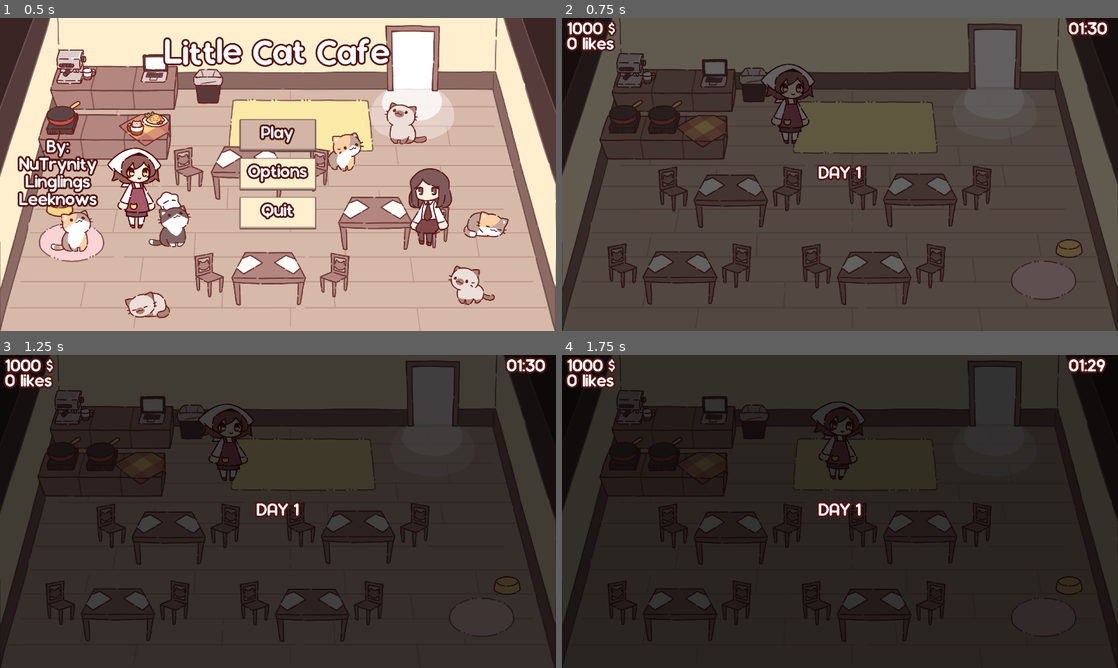
Above: before the commit, frames 1-4 (two rows, left to right).
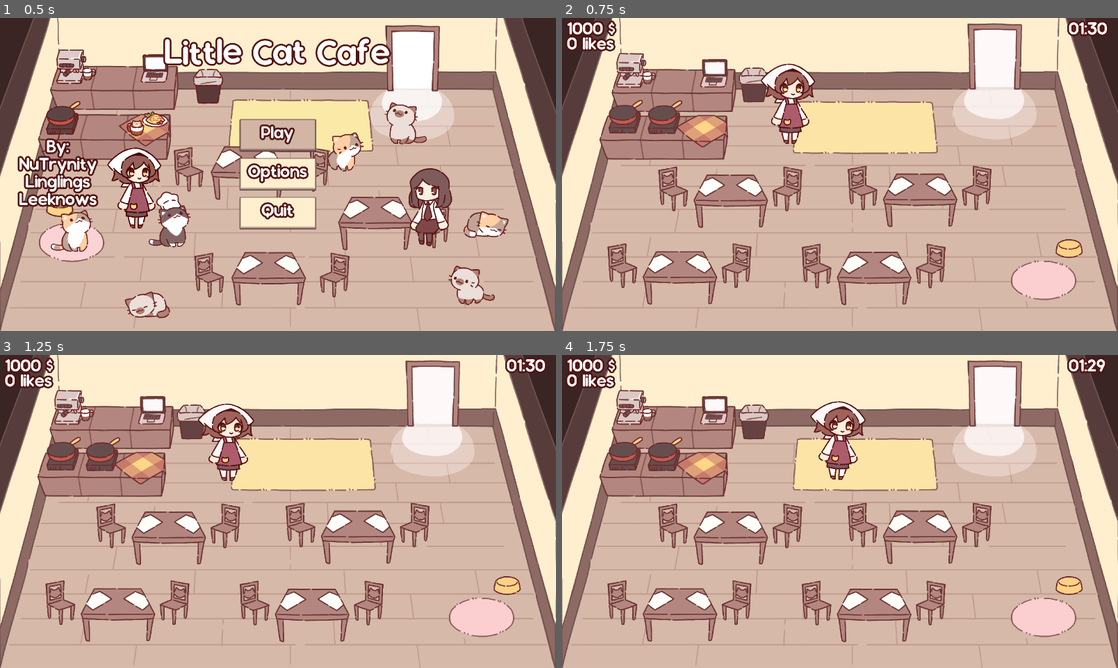
Above: after the commit, the same moments.

Repository: NuTrynity/Little-Cat-Cafe
Game: Godot game, scene res://Nodes/UI/main_menu.tscn
Two runs of this game, one before a commit and one after it. Both use one fixed random seed, a clock stepped at 60 frames per second and the inputs below.
Inputs (mouse positions are in pixels of both pictures, inside the frame that each line leads up to):
- Up to frame 1 (0.5 s): no input
- Up to frame 2 (0.75 s): click "Play" at 0.5 s
- Up to frame 3 (1.25 s): no input
- Up to frame 4 (1.75 s): move the mouse to (962, 495) at 1.27 s; hold Right (move_right) from 1.28 s (still down); hold E (interact) from 1.28 s (still down); click (962, 495) at 1.42 s

Frame 1 is identical in both runs. In frame 2, 99% of the frame differs, in the area x 0-100%, y 0-100%; in frame 3, 99%; in frame 4, 99%.

Commit message:
day ends when there is no customers left

Diff:
--- a/Nodes/CharacterNodes/npc.tscn
+++ b/Nodes/CharacterNodes/npc.tscn
@@ -1,7 +1,8 @@
-[gd_scene load_steps=12 format=3 uid="uid://c4hs18f7bfaew"]
+[gd_scene load_steps=13 format=3 uid="uid://c4hs18f7bfaew"]
 
 [ext_resource type="Script" path="res://Scripts/CharacterScripts/NPC.gd" id="1_33mn1"]
 [ext_resource type="Resource" uid="uid://bgrjpjih4rwxy" path="res://CustomResources/PlayerMeal.tres" id="2_b2qht"]
+[ext_resource type="Resource" uid="uid://d0ojrka58d027" path="res://CustomResources/GameManager.tres" id="2_gyrkx"]
 [ext_resource type="PackedScene" uid="uid://djyfyi0mu4m38" path="res://Nodes/Components/ai_movement.tscn" id="4_d7kkh"]
 [ext_resource type="PackedScene" uid="uid://838dejx73cqo" path="res://Nodes/Components/interation_area.tscn" id="4_h15ne"]
 [ext_resource type="Script" path="res://Scripts/ComponentScripts/progress_bar.gd" id="5_vddod"]
@@ -27,6 +28,7 @@
 motion_mode = 1
 wall_min_slide_angle = 0.0
 script = ExtResource("1_33mn1")
+game_manager = ExtResource("2_gyrkx")
 player_resources = ExtResource("2_b2qht")
 patience = 200.0
 
--- a/Nodes/UI/game_condition.tscn
+++ b/Nodes/UI/game_condition.tscn
@@ -44,6 +44,66 @@
 "update": 0,
 "values": [Color(1, 1, 1, 0), Color(1, 1, 1, 1)]
 }
+tracks/3/type = "value"
+tracks/3/imported = false
+tracks/3/enabled = true
+tracks/3/path = NodePath("Background:visible")
+tracks/3/interp = 1
+tracks/3/loop_wrap = true
+tracks/3/keys = {
+"times": PackedFloat32Array(0),
+"transitions": PackedFloat32Array(1),
+"update": 1,
+"values": [true]
+}
+tracks/4/type = "value"
+tracks/4/imported = false
+tracks/4/enabled = true
+tracks/4/path = NodePath("ConditionText:visible")
+tracks/4/interp = 1
+tracks/4/loop_wrap = true
+tracks/4/keys = {
+"times": PackedFloat32Array(0),
+"transitions": PackedFloat32Array(1),
+"update": 1,
+"values": [true]
+}
+tracks/5/type = "value"
+tracks/5/imported = false
+tracks/5/enabled = true
+tracks/5/path = NodePath("DayLabel:visible")
+tracks/5/interp = 1
+tracks/5/loop_wrap = true
+tracks/5/keys = {
+"times": PackedFloat32Array(0),
+"transitions": PackedFloat32Array(1),
+"update": 1,
+"values": [false]
+}
+tracks/6/type = "value"
+tracks/6/imported = false
+tracks/6/enabled = true
+tracks/6/path = NodePath("ConditionText:anchors_preset")
+tracks/6/interp = 1
+tracks/6/loop_wrap = true
+tracks/6/keys = {
+"times": PackedFloat32Array(0),
+"transitions": PackedFloat32Array(1),
+"update": 1,
+"values": [8]
+}
+tracks/7/type = "value"
+tracks/7/imported = false
+tracks/7/enabled = true
+tracks/7/path = NodePath("Results:visible")
+tracks/7/interp = 1
+tracks/7/loop_wrap = true
+tracks/7/keys = {
+"times": PackedFloat32Array(0),
+"transitions": PackedFloat32Array(1),
+"update": 1,
+"values": [false]
+}
 
 [sub_resource type="Animation" id="Animation_i4dsi"]
 length = 0.001
@@ -86,7 +146,7 @@
 tracks/3/type = "value"
 tracks/3/imported = false
 tracks/3/enabled = true
-tracks/3/path = NodePath("Results:visible")
+tracks/3/path = NodePath("DayLabel:visible")
 tracks/3/interp = 1
 tracks/3/loop_wrap = true
 tracks/3/keys = {
@@ -94,6 +154,78 @@
 "transitions": PackedFloat32Array(1),
 "update": 1,
 "values": [false]
+}
+tracks/4/type = "value"
+tracks/4/imported = false
+tracks/4/enabled = true
+tracks/4/path = NodePath("Results:visible")
+tracks/4/interp = 1
+tracks/4/loop_wrap = true
+tracks/4/keys = {
+"times": PackedFloat32Array(0),
+"transitions": PackedFloat32Array(1),
+"update": 1,
+"values": [false]
+}
+tracks/5/type = "value"
+tracks/5/imported = false
+tracks/5/enabled = true
+tracks/5/path = NodePath("Background:visible")
+tracks/5/interp = 1
+tracks/5/loop_wrap = true
+tracks/5/keys = {
+"times": PackedFloat32Array(0),
+"transitions": PackedFloat32Array(1),
+"update": 1,
+"values": [false]
+}
+tracks/6/type = "value"
+tracks/6/imported = false
+tracks/6/enabled = true
+tracks/6/path = NodePath("ConditionText:visible")
+tracks/6/interp = 1
+tracks/6/loop_wrap = true
+tracks/6/keys = {
+"times": PackedFloat32Array(0),
+"transitions": PackedFloat32Array(1),
+"update": 1,
+"values": [false]
+}
+tracks/7/type = "value"
+tracks/7/imported = false
+tracks/7/enabled = true
+tracks/7/path = NodePath("ConditionText:anchors_preset")
+tracks/7/interp = 1
+tracks/7/loop_wrap = true
+tracks/7/keys = {
+"times": PackedFloat32Array(0),
+"transitions": PackedFloat32Array(1),
+"update": 1,
+"values": [8]
+}
+tracks/8/type = "value"
+tracks/8/imported = false
+tracks/8/enabled = true
+tracks/8/path = NodePath("ConditionText:modulate")
+tracks/8/interp = 1
+tracks/8/loop_wrap = true
+tracks/8/keys = {
+"times": PackedFloat32Array(0),
+"transitions": PackedFloat32Array(1),
+"update": 0,
+"values": [Color(1, 1, 1, 1)]
+}
+tracks/9/type = "value"
+tracks/9/imported = false
+tracks/9/enabled = true
+tracks/9/path = NodePath("ConditionText:scale")
+tracks/9/interp = 1
+tracks/9/loop_wrap = true
+tracks/9/keys = {
+"times": PackedFloat32Array(0),
+"transitions": PackedFloat32Array(1),
+"update": 0,
+"values": [Vector2(1, 1)]
 }
 
 [sub_resource type="Animation" id="Animation_xx25v"]
@@ -149,14 +281,74 @@
 tracks/4/type = "value"
 tracks/4/imported = false
 tracks/4/enabled = true
-tracks/4/path = NodePath("Results:visible")
+tracks/4/path = NodePath("DayLabel:visible")
 tracks/4/interp = 1
 tracks/4/loop_wrap = true
 tracks/4/keys = {
+"times": PackedFloat32Array(0),
+"transitions": PackedFloat32Array(1),
+"update": 1,
+"values": [false]
+}
+tracks/5/type = "value"
+tracks/5/imported = false
+tracks/5/enabled = true
+tracks/5/path = NodePath("Results:visible")
+tracks/5/interp = 1
+tracks/5/loop_wrap = true
+tracks/5/keys = {
 "times": PackedFloat32Array(0, 0.3),
 "transitions": PackedFloat32Array(1, 1),
 "update": 1,
 "values": [false, true]
+}
+tracks/6/type = "value"
+tracks/6/imported = false
+tracks/6/enabled = true
+tracks/6/path = NodePath("ConditionText:anchors_preset")
+tracks/6/interp = 1
+tracks/6/loop_wrap = true
+tracks/6/keys = {
+"times": PackedFloat32Array(0),
+"transitions": PackedFloat32Array(1),
+"update": 1,
+"values": [8]
+}
+tracks/7/type = "value"
+tracks/7/imported = false
+tracks/7/enabled = true
+tracks/7/path = NodePath("ConditionText:visible")
+tracks/7/interp = 1
+tracks/7/loop_wrap = true
+tracks/7/keys = {
+"times": PackedFloat32Array(0),
+"transitions": PackedFloat32Array(1),
+"update": 1,
+"values": [true]
+}
+tracks/8/type = "value"
+tracks/8/imported = false
+tracks/8/enabled = true
+tracks/8/path = NodePath("ConditionText:modulate")
+tracks/8/interp = 1
+tracks/8/loop_wrap = true
+tracks/8/keys = {
+"times": PackedFloat32Array(0),
+"transitions": PackedFloat32Array(1),
+"update": 0,
+"values": [Color(1, 1, 1, 1)]
+}
+tracks/9/type = "value"
+tracks/9/imported = false
+tracks/9/enabled = true
+tracks/9/path = NodePath("ConditionText:scale")
+tracks/9/interp = 1
+tracks/9/loop_wrap = true
+tracks/9/keys = {
+"times": PackedFloat32Array(0),
+"transitions": PackedFloat32Array(1),
+"update": 0,
+"values": [Vector2(1, 1)]
 }
 
 [sub_resource type="Animation" id="Animation_jp4j4"]
@@ -197,6 +389,42 @@
 "transitions": PackedFloat32Array(1, 1, 1),
 "update": 0,
 "values": [Vector2(1164, 686), Vector2(1164, 686), Vector2(1164, 343)]
+}
+tracks/3/type = "value"
+tracks/3/imported = false
+tracks/3/enabled = true
+tracks/3/path = NodePath("Results:visible")
+tracks/3/interp = 1
+tracks/3/loop_wrap = true
+tracks/3/keys = {
+"times": PackedFloat32Array(0),
+"transitions": PackedFloat32Array(1),
+"update": 1,
+"values": [false]
+}
+tracks/4/type = "value"
+tracks/4/imported = false
+tracks/4/enabled = true
+tracks/4/path = NodePath("ConditionText:visible")
+tracks/4/interp = 1
+tracks/4/loop_wrap = true
+tracks/4/keys = {
+"times": PackedFloat32Array(0),
+"transitions": PackedFloat32Array(1),
+"update": 1,
+"values": [false]
+}
+tracks/5/type = "value"
+tracks/5/imported = false
+tracks/5/enabled = true
+tracks/5/path = NodePath("DayLabel:visible")
+tracks/5/interp = 1
+tracks/5/loop_wrap = true
+tracks/5/keys = {
+"times": PackedFloat32Array(0, 2),
+"transitions": PackedFloat32Array(1, 1),
+"update": 1,
+"values": [true, false]
 }
 
 [sub_resource type="AnimationLibrary" id="AnimationLibrary_edh6i"]
@@ -222,6 +450,7 @@
 game_manager = ExtResource("3_38cef")
 
 [node name="Background" type="ColorRect" parent="."]
+visible = false
 modulate = Color(1, 1, 1, 0)
 layout_mode = 1
 anchors_preset = 15
@@ -232,7 +461,7 @@
 color = Color(0, 0, 0, 0.607843)
 
 [node name="ConditionText" type="Label" parent="."]
-modulate = Color(1, 1, 1, 0)
+visible = false
 layout_mode = 1
 anchors_preset = 8
 anchor_left = 0.5
@@ -240,12 +469,11 @@
 anchor_right = 0.5
 anchor_bottom = 0.5
 offset_left = -325.0
-offset_top = -66.0
+offset_top = -66.0001
 offset_right = 325.0
-offset_bottom = 66.0002
+offset_bottom = 66.0001
 grow_horizontal = 2
 grow_vertical = 2
-scale = Vector2(5, 5)
 pivot_offset = Vector2(332, 66)
 theme_override_font_sizes/font_size = 128
 text = "DAY END!"
@@ -253,16 +481,17 @@
 vertical_alignment = 1
 
 [node name="DayLabel" type="Label" parent="."]
+visible = false
 layout_mode = 1
 anchors_preset = 8
 anchor_left = 0.5
 anchor_top = 0.5
 anchor_right = 0.5
 anchor_bottom = 0.5
-offset_left = -116.0
-offset_top = -34.0
-offset_right = 116.0
-offset_bottom = 34.0
+offset_left = 1164.0
+offset_top = 686.0
+offset_right = 1396.0
+offset_bottom = 754.0
 grow_horizontal = 2
 grow_vertical = 2
 pivot_offset = Vector2(116, 34)
@@ -272,7 +501,6 @@
 
 [node name="Results" type="VBoxContainer" parent="."]
 visible = false
-modulate = Color(1, 1, 1, 0)
 layout_mode = 1
 anchors_preset = 8
 anchor_left = 0.5
--- a/Nodes/UI/loading_screen.tscn
+++ b/Nodes/UI/loading_screen.tscn
@@ -6,6 +6,45 @@
 
 [sub_resource type="StyleBoxFlat" id="StyleBoxFlat_abvd0"]
 bg_color = Color(0.360784, 1, 0.396078, 1)
+
+[sub_resource type="Animation" id="Animation_81n6n"]
+length = 0.001
+tracks/0/type = "value"
+tracks/0/imported = false
+tracks/0/enabled = true
+tracks/0/path = NodePath("Cat:size")
+tracks/0/interp = 1
+tracks/0/loop_wrap = true
+tracks/0/keys = {
+"times": PackedFloat32Array(0),
+"transitions": PackedFloat32Array(1),
+"update": 0,
+"values": [Vector2(229, 155)]
+}
+tracks/1/type = "value"
+tracks/1/imported = false
+tracks/1/enabled = true
+tracks/1/path = NodePath("Cat:rotation")
+tracks/1/interp = 1
+tracks/1/loop_wrap = true
+tracks/1/keys = {
+"times": PackedFloat32Array(0),
+"transitions": PackedFloat32Array(1),
+"update": 0,
+"values": [0.0]
+}
+tracks/2/type = "value"
+tracks/2/imported = false
+tracks/2/enabled = true
+tracks/2/path = NodePath("Cat:position")
+tracks/2/interp = 1
+tracks/2/loop_wrap = true
+tracks/2/keys = {
+"times": PackedFloat32Array(0),
+"transitions": PackedFloat32Array(1),
+"update": 0,
+"values": [Vector2(2291, 1176)]
+}
 
 [sub_resource type="Animation" id="Animation_85oe6"]
 resource_name = "loading"
@@ -33,45 +72,6 @@
 "transitions": PackedFloat32Array(1, 1, 1),
 "update": 0,
 "values": [-0.174533, 0.174533, -0.174533]
-}
-tracks/2/type = "value"
-tracks/2/imported = false
-tracks/2/enabled = true
-tracks/2/path = NodePath("Cat:position")
-tracks/2/interp = 1
-tracks/2/loop_wrap = true
-tracks/2/keys = {
-"times": PackedFloat32Array(0),
-"transitions": PackedFloat32Array(1),
-"update": 0,
-"values": [Vector2(2291, 1176)]
-}
-
-[sub_resource type="Animation" id="Animation_81n6n"]
-length = 0.001
-tracks/0/type = "value"
-tracks/0/imported = false
-tracks/0/enabled = true
-tracks/0/path = NodePath("Cat:size")
-tracks/0/interp = 1
-tracks/0/loop_wrap = true
-tracks/0/keys = {
-"times": PackedFloat32Array(0),
-"transitions": PackedFloat32Array(1),
-"update": 0,
-"values": [Vector2(229, 155)]
-}
-tracks/1/type = "value"
-tracks/1/imported = false
-tracks/1/enabled = true
-tracks/1/path = NodePath("Cat:rotation")
-tracks/1/interp = 1
-tracks/1/loop_wrap = true
-tracks/1/keys = {
-"times": PackedFloat32Array(0),
-"transitions": PackedFloat32Array(1),
-"update": 0,
-"values": [0.0]
 }
 tracks/2/type = "value"
 tracks/2/imported = false
@@ -119,12 +119,10 @@
 offset_top = -69.0
 grow_horizontal = 2
 grow_vertical = 0
-pivot_offset = Vector2(2799, 371)
 theme = ExtResource("2_pdij5")
 theme_override_colors/font_outline_color = Color(0.317647, 0.0784314, 0.0745098, 1)
 theme_override_constants/outline_size = 32
 theme_override_styles/fill = SubResource("StyleBoxFlat_abvd0")
-value = 50.0
 
 [node name="Cat" type="TextureRect" parent="."]
 layout_mode = 1
--- a/Scripts/AutoLoads/Global_Script.gd
+++ b/Scripts/AutoLoads/Global_Script.gd
@@ -1,6 +1,6 @@
 extends Node
 
-var cash_on_hand : float = 1000
+var cash_on_hand : int = 1000
 var rating : int
 
 var meal_types : Dictionary = {
--- a/Scripts/CharacterScripts/NPC.gd
+++ b/Scripts/CharacterScripts/NPC.gd
@@ -4,6 +4,7 @@
 signal ready_for_cat
 signal leaving
 
+@export var game_manager : GameManager
 @export var player_resources : PlayerMealCarry
 @export var patience : float
 
@@ -237,6 +238,7 @@
 func _on_leave_detector_area_entered(area):
 	if area.is_in_group("LeaveArea"):
 		if state == State.LEAVE:
+			game_manager.check_result()
 			queue_free()
 
 # returns point where cat should sit nearby, don't call when leaving
--- a/Scripts/ObjectScripts/door.gd
+++ b/Scripts/ObjectScripts/door.gd
@@ -18,7 +18,11 @@
 
 func _ready():
 	setup_timer()
+	game_manager.game_end.connect(stop_spawning)
 	npc_spawn_timer.start()
+
+func stop_spawning():
+	npc_spawn_timer.stop()
 
 func randomize_spawn():
 	npc_spawn_time = randomizer.randf_range(min_time, max_time)
@@ -59,6 +63,7 @@
 	var customer = npc.instantiate()
 	customer.position = global_position
 	customer.position.y += 100
+	game_manager.customers += 1
 	get_parent().add_child(customer)
 
 	emit_signal("npc_spawned", customer)
--- a/Scripts/ResourceScripts/GameManager.gd
+++ b/Scripts/ResourceScripts/GameManager.gd
@@ -2,16 +2,24 @@
 
 class_name GameManager
 signal game_end
+signal day_end
 
 @export var game_minutes : int
 @export var game_seconds : int
 
 var days : int = 1
+var customers : int = 0
 var current_minutes : int
 var current_seconds : int
 
 var sfx_volume : float = 1
 var music_volume : float = 1
+
+func check_result():
+	customers -= 1
+
+	if customers <= 0:
+		day_end.emit()
 
 func set_default():
 	current_minutes = game_minutes
--- a/Scripts/UIScripts/game_condition.gd
+++ b/Scripts/UIScripts/game_condition.gd
@@ -15,7 +15,7 @@
 var victory_sfx = load("res://Assets/Music/Good Job!.wav")
 
 func _ready():
-	game_manager.game_end.connect(_end_day)
+	game_manager.day_end.connect(_end_day)
 	setup_timer()
 	next_day()
 
--- a/Scripts/UIScripts/loading_screen.gd
+++ b/Scripts/UIScripts/loading_screen.gd
@@ -8,7 +8,7 @@
 	scene_name = "res://scene_0.tscn"
 	ResourceLoader.load_threaded_request(scene_name)
 
-func _process(delta):
+func _process(_delta):
 	scene_load_status = ResourceLoader.load_threaded_get_status(scene_name, progress)
 	$ProgressBar.value = floor(progress[0] * 100)
 	if scene_load_status == ResourceLoader.THREAD_LOAD_LOADED:
--- a/scene_0.tscn
+++ b/scene_0.tscn
@@ -141,6 +141,7 @@
 [node name="EndDay" type="CanvasLayer" parent="."]
 
 [node name="GameCondition" parent="EndDay" instance=ExtResource("19_nxtfs")]
+visible = false
 
 [editable path="Table1"]
 [editable path="Table1/chair2"]
Not shown: 5 places in Assets/Theme/main_menu.tres that only renumber resources
